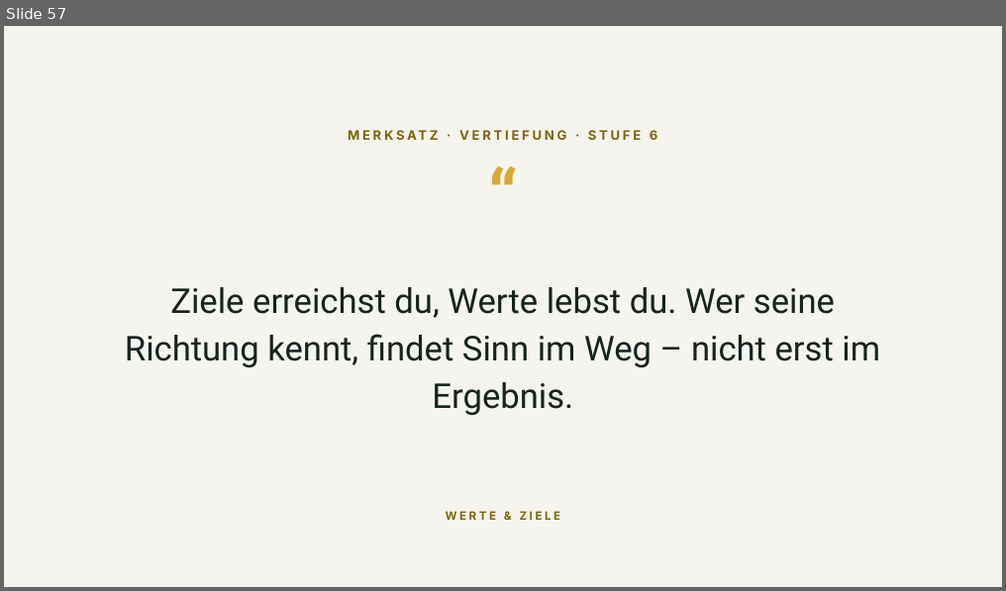
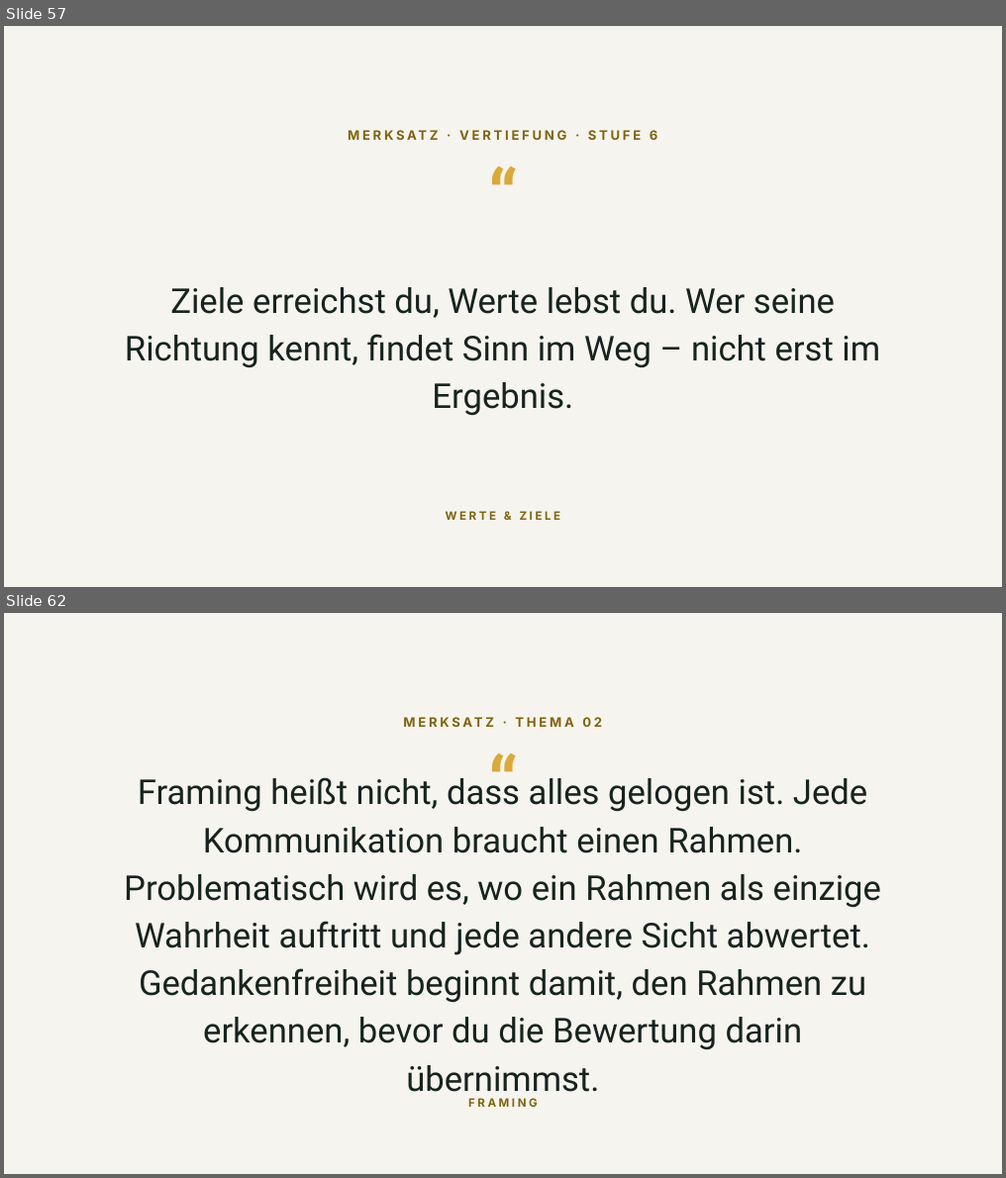
Before and after one commit to Heiko888/werdemeisterdeinergedanken, a slide deck: docs/video/WMDG-Video-Folien.pptx. Shown one above the other, each under a label of ours: slide 57 before the commit, slides 57 and 62 after it; the slides between them are not shown. The pictures are 1006x591 and 1006x1178 pixels, drawn with LibreOffice and Linux fonts; fonts in the diff are those of the drawing. Boxes give left, top, right and bottom in pixels: in the first picture for what was removed or moved away, otherwise in the second. Text is boxed around its words. In the diff, an @@ line names an element or a change of style, - is before the commit and + after.

```diff
--- a/docs/video/WMDG-Video-Folien.pptx
+++ b/docs/video/WMDG-Video-Folien.pptx
@@ slide 62 added at [4,613,1002,1174], background #F6F4EE @@
@@ text added at [4,714,1002,744], 12.5 pt, text #7E6410, bold @@
+MERKSATZ · THEMA 02
@@ text added at [4,737,1002,811], 70 pt, text #D9A93A, bold @@
+“
@@ text added at [124,777,881,1100], 33 pt, text #16231F @@
+Framing heißt nicht, dass alles gelogen ist. Jede Kommunikation braucht einen Rahmen. Problematisch wird es, wo ein Rahmen als einzige Wahrheit auftritt und jede andere Sicht abwertet. Gedankenfreiheit beginnt damit, den Rahmen zu erkennen, bevor du die Bewertung darin übernimmst.
@@ text added at [468,1098,538,1107], 11 pt, text #7E6410, bold @@
+FRAMING
```
Also in this commit, not shown: 13 slides changed, 32 other slides added, 5 other files.
